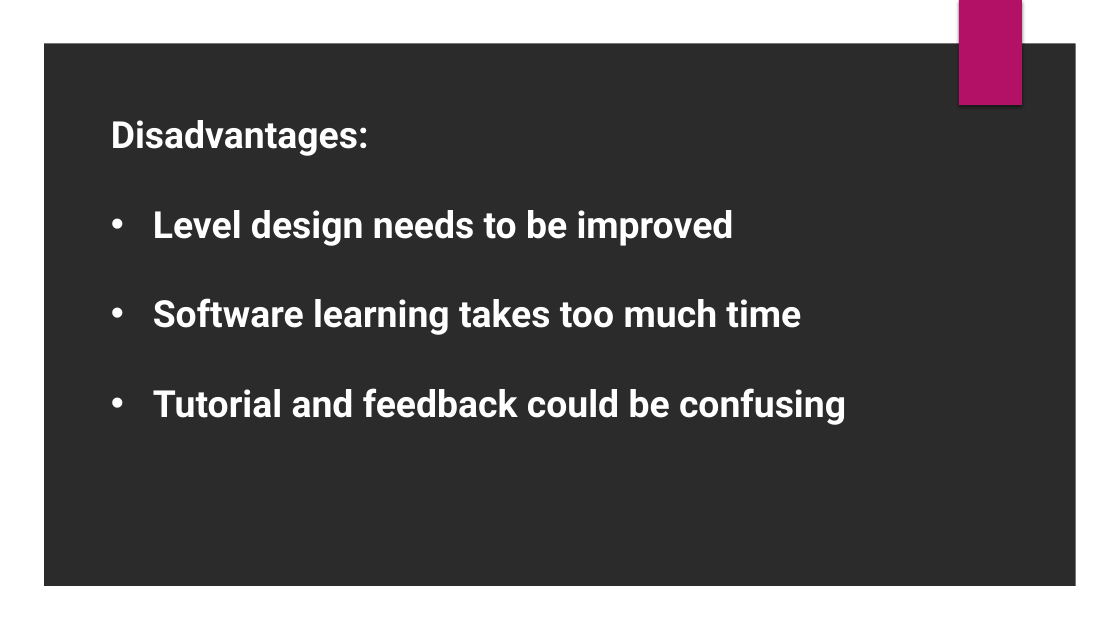
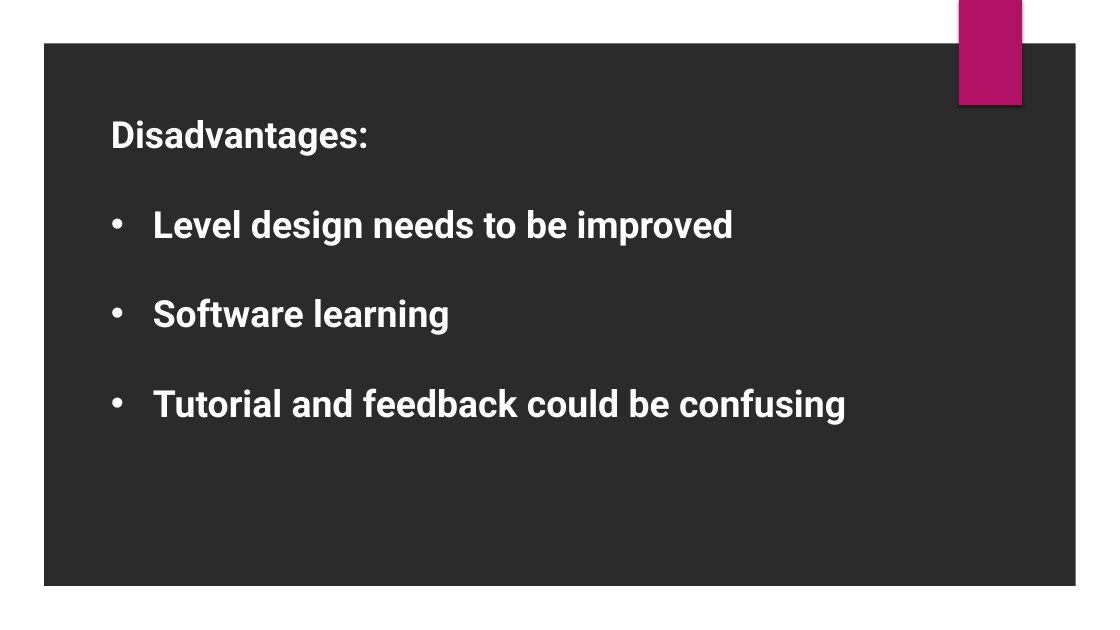
Before and after one commit to DarkPhantomEx/GeoDash, a slide deck: slide 3 of postmortem.pptx. Drawn at 1120x630 pixels with LibreOffice and Linux fonts; fonts in the diff are those of the drawing; background and template pictures are left out; a plain dark background stands for a picture behind light text. Boxes give left, top, right and bottom in pixels: in the first picture for what was removed or moved away, otherwise in the second. Text is boxed around its words. In the diff, an @@ line names an element or a change of style, - is before the commit and + after.

```diff
--- a/postmortem.pptx
+++ b/postmortem.pptx
@@ text at bbox=[153, 298, 450, 335]: text changed @@
-• Software learning takes too much time
+• Software learning
```
